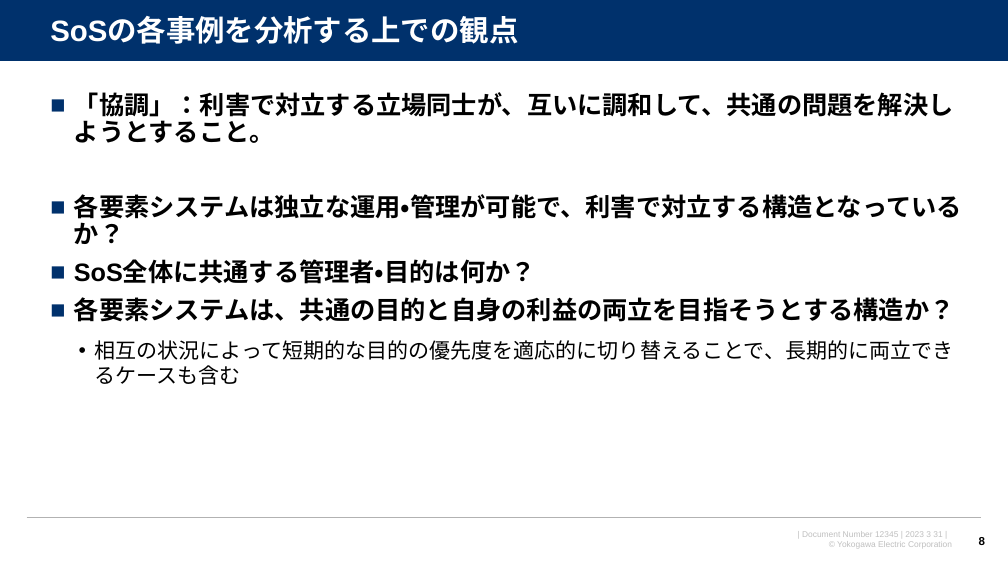
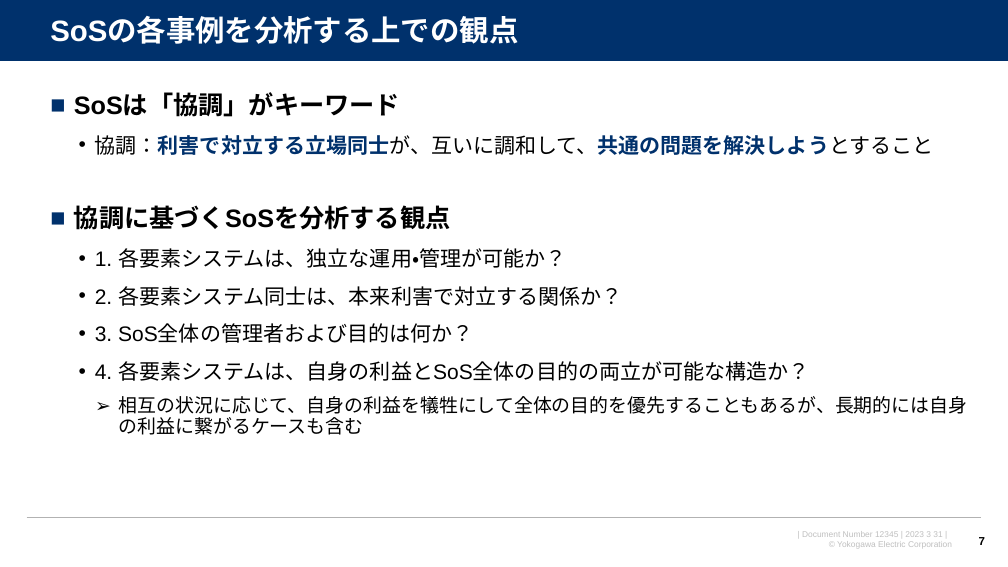
Before and after one commit to watarukumagai-git/opt, a slide deck: slide 7 of SoS/230802_SoS分科会第6回進め方のご相談_rev.0.pptx (slide 8 before the commit). Drawn at 1008x567 pixels with LibreOffice and Linux fonts; fonts in the diff are those of the drawing; background and template pictures are left out. Boxes give left, top, right and bottom in pixels: in the first picture for what was removed or moved away, otherwise in the second. Text is boxed around its words. In the diff, an @@ line names an element or a change of style, - is before the commit and + after.

```diff
--- a/SoS/230802_SoS分科会第6回進め方のご相談_rev.0.pptx
+++ b/SoS/230802_SoS分科会第6回進め方のご相談_rev.0.pptx
@@ text at [74, 93, 968, 435]: text changed; size 24 to 20 pt; bold off @@
-■ 「協調」：利害で対立する立場同士が、互いに調和して、共通の問題を解決しようとすること。
-■ 各要素システムは独立な運用・管理が可能で、利害で対立する構造となっているか？
-■ SoS全体に共通する管理者・目的は何か？
-■ 各要素システムは、共通の目的と自身の利益の両立を目指そうとする構造か？
-  • 相互の状況によって短期的な目的の優先度を適応的に切り替えることで、長期的に両立できるケースも含む
+■ SoSは「協調」がキーワード
+  • 協調：利害で対立する立場同士が、互いに調和して、共通の問題を解決しようとすること
+■ 協調に基づくSoSを分析する観点
+  • 1. 各要素システムは、独立な運用・管理が可能か？
+  • 2. 各要素システム同士は、本来利害で対立する関係か？
+  • 3. SoS全体の管理者および目的は何か？
+  • 4. 各要素システムは、自身の利益とSoS全体の目的の両立が可能な構造か？
+    ➢ 相互の状況に応じて、自身の利益を犠牲にして全体の目的を優先することもあるが、長期的には自身の利益に繋がるケースも含む
@@ page number at [979, 537, 985, 545]: text changed @@
-8
+7
```
Also in this commit, not shown: 4 other slides changed, 1 slide removed.
